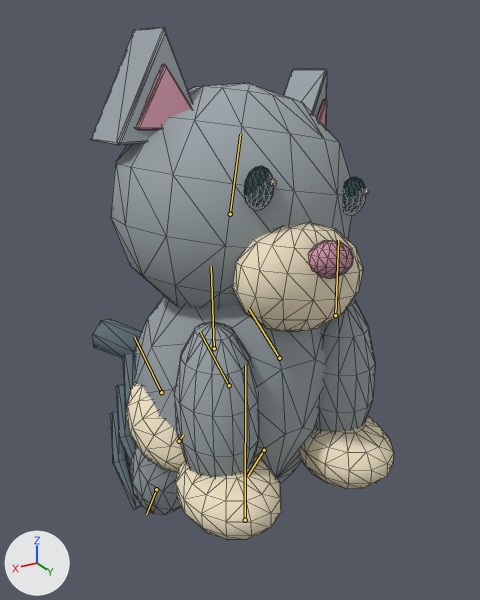
Renders of the glTF model public/assets/island/petshop-v1/pet_kitten__grey.glb from each side of a commit.
Both versions are drawn from a camera (50 mm lens) standing at (0.422, 0.688, 0.714) and looking at (0.008, -0.003, 0.368). Lighting does not change. The marker at lower left points along +X, +Y and +Z. The first picture is the older version. Both versions are drawn at frame 12 of the action 'BasketSit'; the numbers are the values there. The bones that bend it are drawn over the model as lines. Mesh edges are drawn as thin lines.
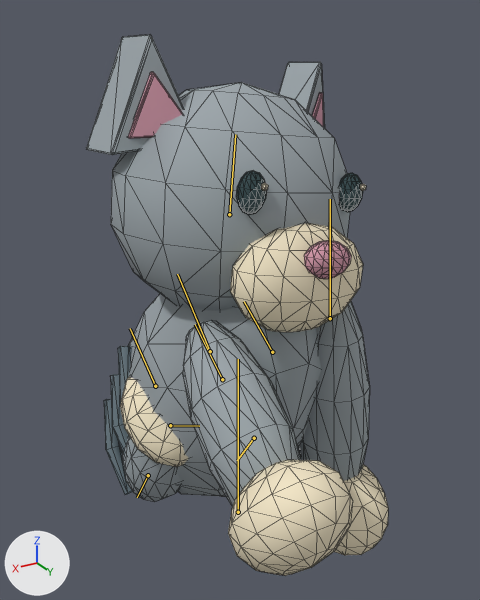
What differs and where, as boxes (x1, y1, x2, y2) in the pictures (480 x 600 px):
'Mesh_0', posed: before (91, 27, 394, 540); after (86, 34, 388, 576)
bone 'Root', root to tip: before (245, 520) to (245, 365); after (238, 512) to (238, 359)
bone 'Body', root to tip: before (229, 385) to (200, 332); after (222, 379) to (195, 324)
bone 'Head', root to tip: before (230, 214) to (240, 134); after (229, 214) to (235, 134)
bone 'Front.L', root to tip: before (335, 315) to (338, 240); after (330, 318) to (330, 199)
bone 'Front.R', root to tip: before (214, 348) to (211, 266); after (210, 351) to (177, 274)
bone 'Tail', root to tip: before (179, 441) to (183, 434); after (170, 425) to (199, 426)

The change, as a diff of the scene's bpy script:
```diff
--- a/public/assets/island/petshop-v1/pet_kitten__grey.glb.py
+++ b/public/assets/island/petshop-v1/pet_kitten__grey.glb.py
@@ bone_root @@
 bone_root = bpy.data.objects['GameIsland.PetRig.kitten.v1'].pose.bones['Root']
-bone_root.location = (-3044.589, 0.0, -7775.165)
+bone_root.location = (-3044.589, 0.0, -7775.145)
@@ bone_body @@
 bone_body = bpy.data.objects['GameIsland.PetRig.kitten.v1'].pose.bones['Body']  # child of 'Root'
-bone_body.rotation_quaternion = (0.861, 0.509, 0.0, 0.0)  # degrees (61, 0, 0)
+bone_body.rotation_quaternion = (0.878, 0.479, 0.0, 0.0)  # degrees (57, 0, 0)
@@ bone_head @@
 bone_head = bpy.data.objects['GameIsland.PetRig.kitten.v1'].pose.bones['Head']  # child of 'Body'
-bone_head.rotation_quaternion = (0.871, -0.475, 0.107, 0.058)  # degrees (-57, 14, 0)
+bone_head.rotation_quaternion = (0.891, -0.446, 0.078, 0.039)  # degrees (-53, 10, 0)
@@ bone_front_l @@
 bone_front_l = bpy.data.objects['GameIsland.PetRig.kitten.v1'].pose.bones['Front.L']  # child of 'Body'
-bone_front_l.rotation_quaternion = (0.869, -0.494, 0.0, 0.0)  # degrees (-59, 0, 0)
-bone_front_l.scale = (1.0, 1.0, 1.0)
+bone_front_l.rotation_quaternion = (0.877, -0.479, -0.017, -0.031)  # degrees (-57, -3, -2)
+bone_front_l.scale = (1.0, 1.6, 1.0)
@@ bone_front_r @@
 bone_front_r = bpy.data.objects['GameIsland.PetRig.kitten.v1'].pose.bones['Front.R']  # child of 'Body'
-bone_front_r.rotation_quaternion = (0.869, -0.494, 0.0, 0.0)  # degrees (-59, 0, 0)
-bone_front_r.scale = (1.0, 1.0, 1.0)
+bone_front_r.rotation_quaternion = (0.999, -0.002, 0.0, 0.035)  # degrees (0, 0, 4)
+bone_front_r.scale = (1.0, 1.16, 1.0)
@@ bone_tail @@
 bone_tail = bpy.data.objects['GameIsland.PetRig.kitten.v1'].pose.bones['Tail']  # child of 'Body'
-bone_tail.rotation_quaternion = (0.576, -0.808, -0.099, -0.071)  # degrees (-110, -13, 5)
+bone_tail.rotation_quaternion = (0.499, -0.864, 0.06, 0.035)  # degrees (-120, 7, -4)
```
